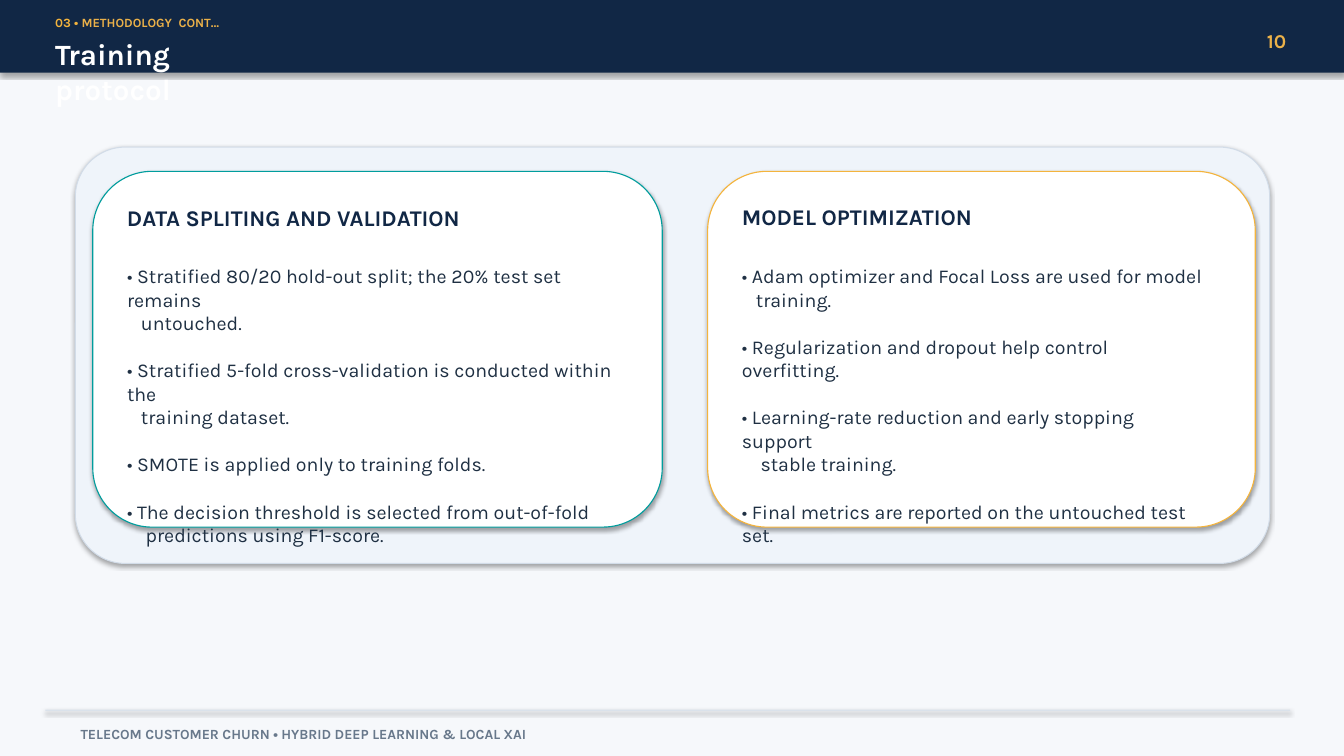
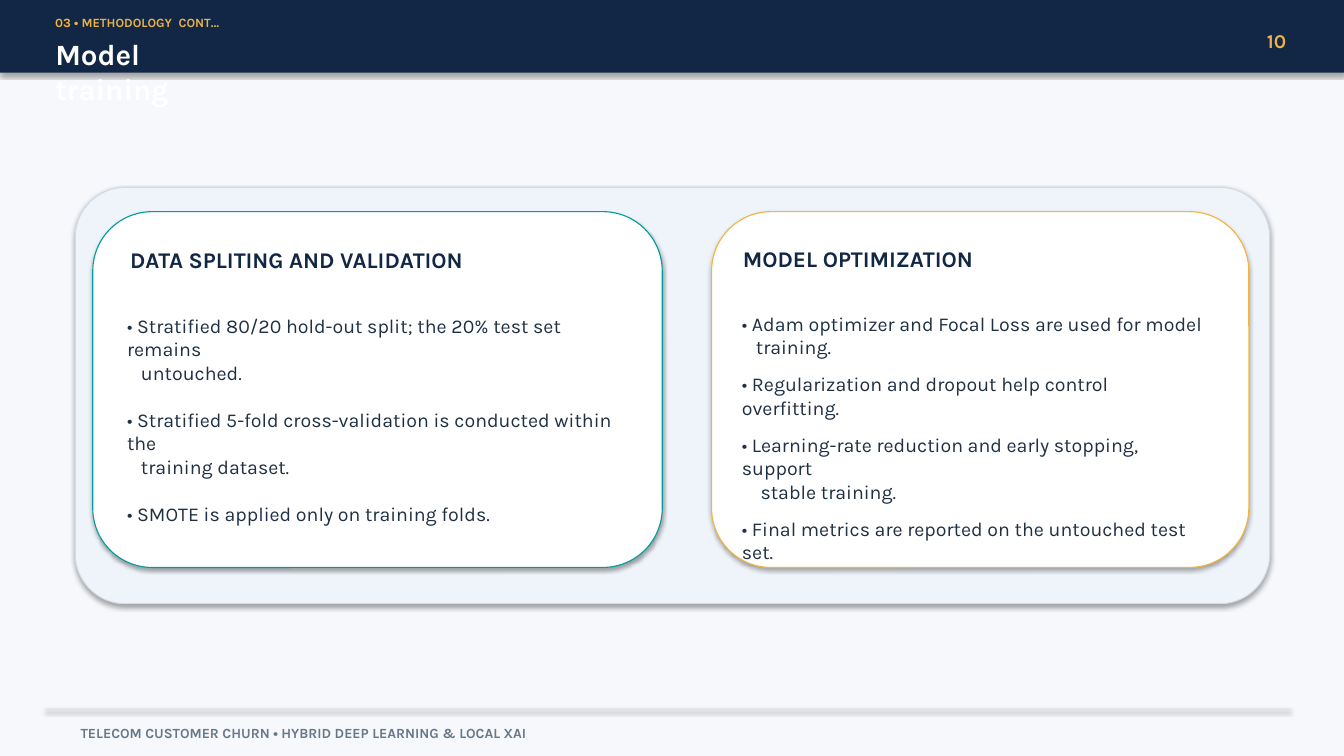
Before and after one commit to FanuelMichael/XAI_course-work, a slide deck: slide 10 of Power-point presentation/Presentation.pptx. Drawn at 1344x756 pixels with LibreOffice and Linux fonts; fonts in the diff are those of the drawing. Boxes give left, top, right and bottom in pixels: in the first picture for what was removed or moved away, otherwise in the second. Text is boxed around its words. In the diff, an @@ line names an element or a change of style, - is before the commit and + after.

```diff
--- a/Power-point presentation/Presentation.pptx
+++ b/Power-point presentation/Presentation.pptx
@@ text at [55, 45, 168, 79]: text changed @@
-Training protocol
+Model training
@@ rounded rectangle: place and size @@
-rounded rectangle at [76, 147, 1270, 564]
+rounded rectangle at [76, 188, 1270, 604]
@@ rounded rectangle: place and size @@
-rounded rectangle at [93, 171, 662, 527]
+rounded rectangle at [93, 212, 662, 568]
@@ rounded rectangle: place and size @@
-rounded rectangle at [708, 171, 1255, 527]
+rounded rectangle at [712, 212, 1249, 568]
@@ text "DATA SPLITING AND VALIDATION": place and size @@
-text "DATA SPLITING AND VALIDATION" at [127, 211, 460, 227]
+text "DATA SPLITING AND VALIDATION" at [130, 253, 463, 269]
@@ text "MODEL OPTIMIZATION": place and size @@
-text "MODEL OPTIMIZATION" at [742, 210, 972, 226]
+text "MODEL OPTIMIZATION" at [743, 252, 973, 268]
@@ text "• Stratified 80/20 hold-out split; ...": place and size @@
-text "• Stratified 80/20 hold-out split; ..." at [127, 268, 611, 547]
+text "• Stratified 80/20 hold-out split; ..." at [127, 318, 611, 526]
@@ text "• Adam optimizer and Focal ...": place and size @@
-text "• Adam optimizer and Focal ..." at [742, 269, 1201, 542]
+text "• Adam optimizer and Focal ..." at [742, 317, 1201, 565]
@@ text at [742, 340, 1138, 480]: text changed @@
-training.
-• Regularization and dropout help control overfitting.
-• Learning-rate reduction and early stopping support
+training.
+• Regularization and dropout help control overfitting.
+• Learning-rate reduction and early stopping, support
@@ text at [137, 507, 489, 526]: text changed @@
-• SMOTE is applied only to training folds.
-• The decision threshold is selected from out-of-fold
-predictions using F1-score.
+• SMOTE is applied only on training folds.
```
Also in this commit, not shown: 6 other slides changed, 1 other file.
